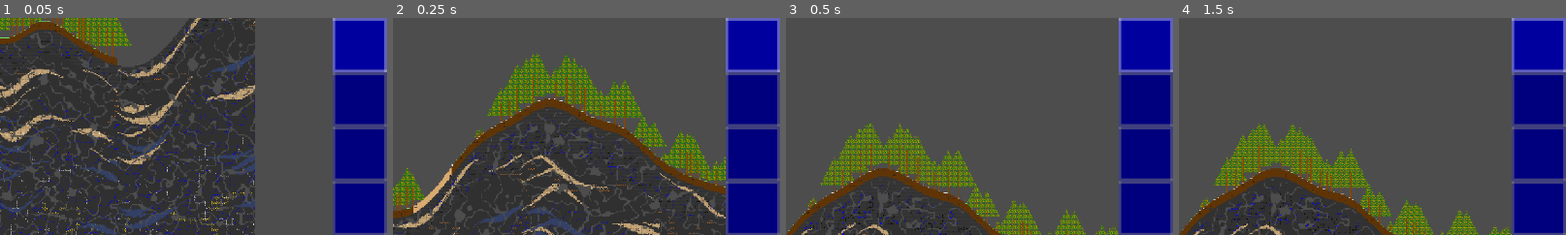
Above: before the commit, frames 1-4 (left to right).
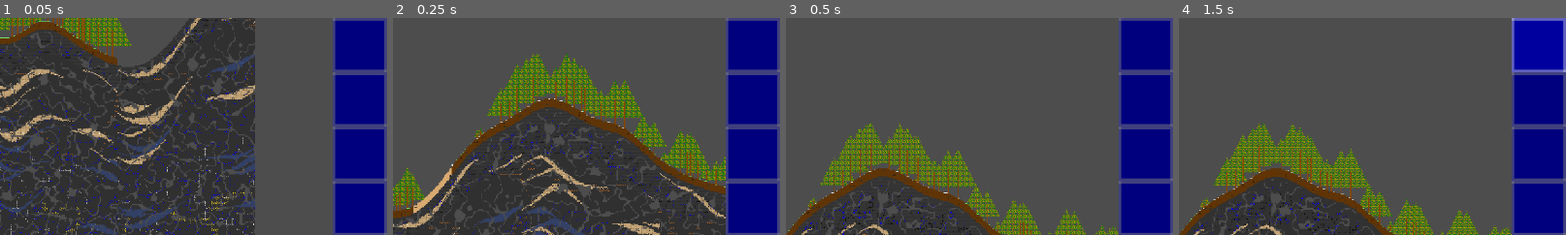
Above: after the commit, the same moments.

Repository: TwigGlenn4/BlockForge
Game: Godot game, scene res://scenes/GameScene/game_scene.tscn
Same seed, same stepped clock (60 frames per second), same inputs: the game is played once before the commit and once after it.
Inputs (mouse positions are % of the whole screen's width and height, from its top left):
- Up to frame 1 (0.05 s): no input
- Up to frame 2 (0.25 s): no input
- Up to frame 3 (0.5 s): no input
- Up to frame 4 (1.5 s): click (96, 6) at 0.52 s; click (96, 6) at 1.27 s
The pictures show only the part of the screen within x 50-100%, y 0-50%; the shares and areas given below are measured in that part.

The runs differ from the first frame. In frame 1, 3.5% of the frame differs, in the area x 85-100%, y 0-25%; in frame 2, 3.5%; in frame 3, 3.5%; in frame 4, nothing differs.

Commit message:
todo update from Griffin-3, use ButtonGroup for built-in radio button functionality in hotbar instead of custom implementation

Diff:
--- a/scenes/GameScene/HotbarSlot/HotbarSlot.tscn
+++ b/scenes/GameScene/HotbarSlot/HotbarSlot.tscn
@@ -1,8 +1,9 @@
 [gd_scene format=3 uid="uid://cvwqvrjf6tdsd"]
 
 [ext_resource type="Script" uid="uid://bljh8oyaq86bn" path="res://scenes/GameScene/hotbar_slot.gd" id="1_y0ys2"]
-[ext_resource type="Texture2D" uid="uid://cstlb00ps7s4q" path="res://assets/textures/atlas/inventory_slot.png" id="2_kumi0"]
-[ext_resource type="Texture2D" uid="uid://b0pafl6ycmg2a" path="res://assets/textures/atlas/inventory_slot_selected.png" id="3_kumi0"]
+[ext_resource type="Texture2D" uid="uid://bvun1qq5o0d58" path="res://assets/textures/atlas/inventory_slot.png" id="2_kumi0"]
+[ext_resource type="Texture2D" uid="uid://calvmioev1lrw" path="res://assets/textures/atlas/inventory_slot_selected.png" id="3_kumi0"]
+[ext_resource type="ButtonGroup" uid="uid://df83lbcmb6rs2" path="res://scenes/GameScene/HotbarSlot/hotbar_button_group.tres" id="4_u2wll"]
 
 [sub_resource type="LabelSettings" id="LabelSettings_y0ys2"]
 line_spacing = 0.0
@@ -22,8 +23,6 @@
 button_bg = NodePath("ButtonBG")
 item_icon = NodePath("ItemIcon")
 item_count_label = NodePath("ItemCountLabel")
-bg_texture_unselected = ExtResource("2_kumi0")
-bg_texture_selected = ExtResource("3_kumi0")
 
 [node name="ButtonBG" type="TextureButton" parent="." unique_id=590925680]
 layout_mode = 1
@@ -32,7 +31,9 @@
 anchor_bottom = 1.0
 grow_horizontal = 2
 grow_vertical = 2
+toggle_mode = true
 action_mode = 0
+button_group = ExtResource("4_u2wll")
 texture_normal = ExtResource("2_kumi0")
 texture_pressed = ExtResource("3_kumi0")
 stretch_mode = 0
--- /dev/null
+++ b/scenes/GameScene/HotbarSlot/hotbar_button_group.tres
@@ -0,0 +1,5 @@
+[gd_resource type="ButtonGroup" format=3 uid="uid://df83lbcmb6rs2"]
+
+[resource]
+resource_local_to_scene = false
+resource_name = "HotbarButtonGroup"
--- a/scenes/GameScene/hotbar_slot.gd
+++ b/scenes/GameScene/hotbar_slot.gd
@@ -7,21 +7,8 @@
 @export var item_icon: TextureRect
 @export var item_count_label: Label
 
-@export var bg_texture_unselected: Texture2D
-@export var bg_texture_selected: Texture2D
-
-
 var slot_num: int
-var selected: bool:
-	set(value):
-		if selected != value: # if selected has changed
-			if value == true:
-				button_bg.texture_normal = bg_texture_selected
-			else:
-				button_bg.texture_normal = bg_texture_unselected
-		selected = value
-
-
+var selected: bool
 
 
 func setup(num: int) -> void:
@@ -30,7 +17,7 @@
 
 	# ensure icon and count are blanked
 	item_icon.visible = false
-	item_icon.texture = Texture2D.new()
+	item_icon.texture = null
 	item_count_label.text = ""
 
 	# set keybind
@@ -39,7 +26,7 @@
 func set_stack(stack: ItemStack) -> void:
 	if stack == null or stack.item_name == "":
 		item_icon.visible = false
-		item_icon.texture = Texture2D.new()
+		item_icon.texture = null
 		item_count_label.text = ""
 		return
 
--- a/scenes/GameScene/inventory_ui.gd
+++ b/scenes/GameScene/inventory_ui.gd
@@ -27,7 +27,6 @@
 
 	var slot_height_px: float = hotbar[0].size.y
 	var slot_width_anchor: float = slot_height_px / viewport_size.x
-	# print("[Hotbar:_window_resized] slot_height_px="+str(slot_height_px)+", slot_width_anchor="+str(slot_width_anchor))
 
 	anchor_left = ANCHOR_END - slot_width_anchor
 
@@ -67,11 +66,6 @@
 
 func _on_hotbar_slot_selected(selected_slot_num: int) -> void:
 	selected_slot = selected_slot_num
-	for slot_num in HOTBAR_NUM_SLOTS:
-		if slot_num == selected_slot_num: # mark the selected slot as selected
-			hotbar[slot_num].selected = true
-		else:                             # mark all other slots as unselected
-			hotbar[slot_num].selected = false
 
 
 func get_held_item_stack() -> ItemStack:
Not shown, changed: TODO.txt
